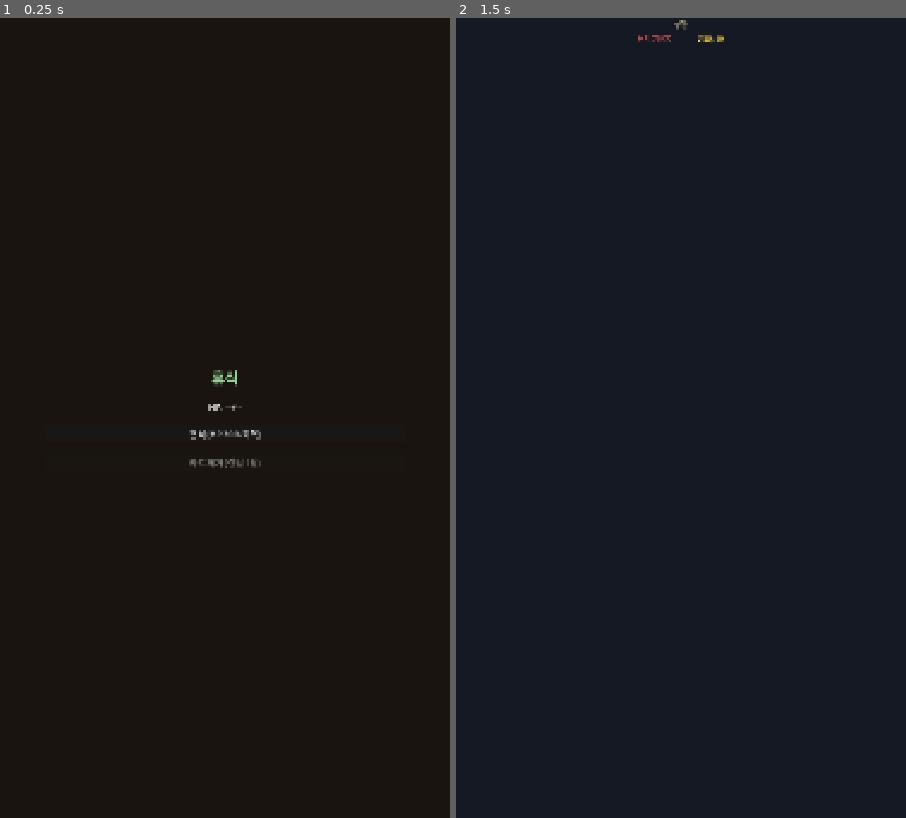
Above: before the commit, frames 1-2 (left to right).
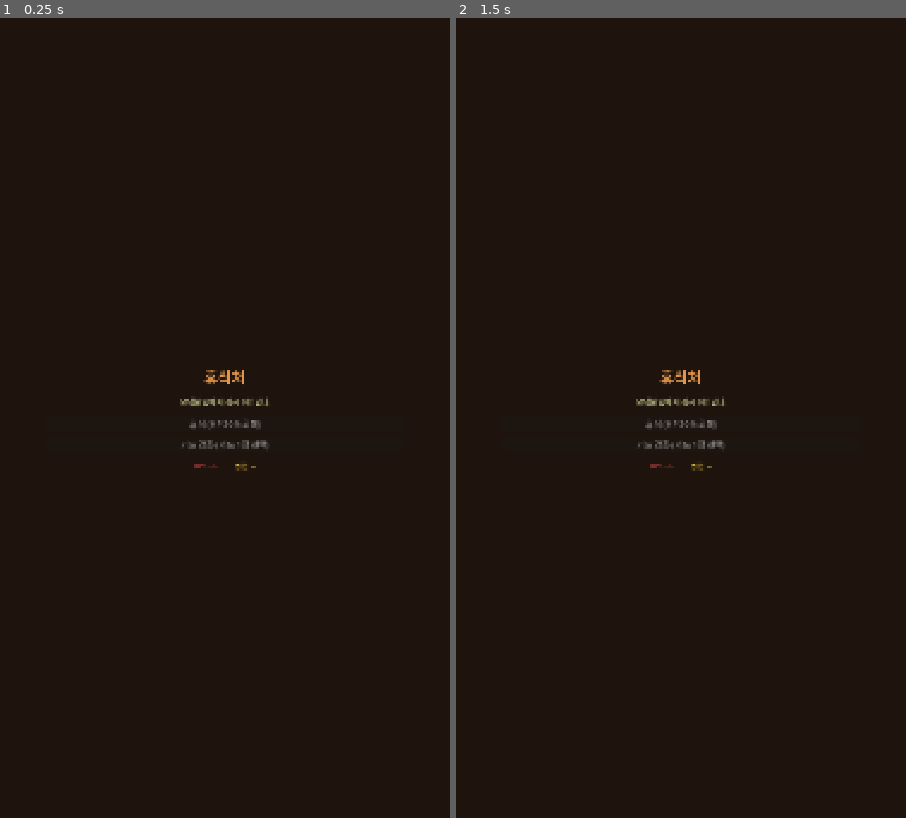
Above: after the commit, the same moments.

Repository: dongmin1213/Sijojeon
Game: Godot game, scene res://scenes/rest/rest.tscn
Same seed, same stepped clock (60 frames per second), same inputs: the game is played once before the commit and once after it. This scene is started directly instead of the project's main scene.
Inputs (mouse positions are in pixels of both pictures, inside the frame that each line leads up to):
- Up to frame 1 (0.25 s): no input
- Up to frame 2 (1.5 s): click (681, 434) at 0.5 s, where only the run before the commit has a clickable "휴식 (HP 30% 회복)"; tap Enter at 1.25 s; move the mouse to (780, 378) at 1.27 s; click (780, 378) at 1.42 s

The runs differ from the first frame. In frame 1, 0.8% of the frame differs, in the area x 40-60%, y 44-57%; in frame 2, 0.6%.

Commit message:
Add rest site with HP recovery and card upgrade system (ZER-51)
Rest site now offers two choices: heal 30% HP or upgrade one card from deck.
Card upgrades are tracked in RunData.upgraded_cards and reflected in battle
(+25% damage/block, min +2) and card UI (name+ suffix, upgraded effect text).

Co-Authored-By: Paperclip <noreply@paperclip.ing>
Co-Authored-By: Claude Opus 4.6 <noreply@anthropic.com>

Diff:
--- a/scenes/rest/rest.gd
+++ b/scenes/rest/rest.gd
@@ -1,45 +1,168 @@
 extends Control
 
-## 휴식 씬: HP 회복 또는 카드 제거 선택.
+## 휴식 씬: HP 회복 또는 카드 강화 선택.
+## 메인 선택 → 카드 강화 시 덱에서 미강화 카드 목록 표시 → 선택 → 강화 적용.
 
 @onready var title_label: Label = $VBoxContainer/TitleLabel
-@onready var hp_label: Label = $VBoxContainer/HPLabel
-@onready var rest_button: Button = $VBoxContainer/RestButton
-@onready var remove_button: Button = $VBoxContainer/RemoveButton
+@onready var description_label: Label = $VBoxContainer/DescriptionLabel
+@onready var hp_label: Label = $VBoxContainer/StatusBar/HPLabel
+@onready var gold_label: Label = $VBoxContainer/StatusBar/GoldLabel
+@onready var rest_button: Button = $VBoxContainer/ActionContainer/RestButton
+@onready var upgrade_button: Button = $VBoxContainer/ActionContainer/UpgradeButton
+@onready var action_container: VBoxContainer = $VBoxContainer/ActionContainer
+@onready var card_list_container: VBoxContainer = $VBoxContainer/CardListContainer
+@onready var back_button: Button = $VBoxContainer/BackButton
+@onready var result_label: Label = $VBoxContainer/ResultLabel
+@onready var continue_button: Button = $VBoxContainer/ContinueButton
 
 const HEAL_PERCENT := 0.3
 
 
 func _ready() -> void:
-	_update_hp_display()
 	rest_button.pressed.connect(_on_rest)
-	remove_button.pressed.connect(_on_remove_card)
+	upgrade_button.pressed.connect(_on_show_upgrade_list)
+	back_button.pressed.connect(_on_back_to_actions)
+	continue_button.pressed.connect(_return_to_map)
 
-	if GameManager.run_data == null or GameManager.run_data.deck.is_empty():
-		remove_button.disabled = true
+	# 초기 상태
+	card_list_container.visible = false
+	back_button.visible = false
+	result_label.visible = false
+	continue_button.visible = false
+
+	_update_status_bar()
+	_update_action_states()
 
 
-func _update_hp_display() -> void:
-	if GameManager.run_data:
-		var rd := GameManager.run_data
-		hp_label.text = "HP: %d/%d" % [rd.current_hp, rd.max_hp]
+## 액션 버튼 활성화 상태를 갱신한다.
+func _update_action_states() -> void:
+	if GameManager.run_data == null:
+		rest_button.disabled = true
+		upgrade_button.disabled = true
+		return
+
+	var rd := GameManager.run_data
+	# HP가 이미 최대면 휴식 비활성화
+	rest_button.disabled = rd.current_hp >= rd.max_hp
+	# 강화 가능한 카드가 없으면 비활성화
+	upgrade_button.disabled = _get_upgradeable_cards().is_empty()
 
 
-func _on_rest() -> void:
-	if GameManager.run_data:
-		var rd := GameManager.run_data
-		var heal_amount: int = int(rd.max_hp * HEAL_PERCENT)
-		rd.current_hp = mini(rd.current_hp + heal_amount, rd.max_hp)
-	_return_to_map()
+## 덱에서 아직 강화되지 않은 카드 목록을 반환한다.
+func _get_upgradeable_cards() -> Array[Dictionary]:
+	var result: Array[Dictionary] = []
+	if GameManager.run_data == null:
+		return result
+
+	var rd := GameManager.run_data
+	# 덱 내 카드별로 중복 ID 인덱스를 추적
+	var seen_ids: Dictionary = {}
+	for i in rd.deck.size():
+		var card_id: String = rd.deck[i]
+		# 동일 ID 카드가 여러 장일 수 있으므로, 이미 강화된 횟수 확인
+		if not seen_ids.has(card_id):
+			seen_ids[card_id] = 0
+		seen_ids[card_id] += 1
+
+		# 해당 카드 ID가 upgraded_cards에 등록된 횟수보다 현재 인덱스의 등장 횟수가 많으면 미강화
+		var upgraded_count: int = rd.upgraded_cards.count(card_id)
+		if seen_ids[card_id] > upgraded_count:
+			var card_data: CardData = DataLoader.get_card(card_id)
+			if card_data:
+				result.append({"deck_index": i, "card_id": card_id, "card_data": card_data})
+	return result
 
 
-func _on_remove_card() -> void:
-	if GameManager.run_data and not GameManager.run_data.deck.is_empty():
-		var deck := GameManager.run_data.deck
-		var idx: int = randi() % deck.size()
-		deck.remove_at(idx)
-		GameManager.run_data.card_removals_count += 1
-	_return_to_map()
+# --- 휴식 (HP 회복) ---
+
+func _on_rest() -> void:
+	if GameManager.run_data == null:
+		return
+
+	var rd := GameManager.run_data
+	var heal_amount: int = int(rd.max_hp * HEAL_PERCENT)
+	var actual_heal: int = mini(heal_amount, rd.max_hp - rd.current_hp)
+	rd.current_hp = mini(rd.current_hp + heal_amount, rd.max_hp)
+
+	_show_result("휴식을 취해 HP %d 회복. (%d/%d)" % [actual_heal, rd.current_hp, rd.max_hp])
+
+
+# --- 카드 강화 ---
+
+func _on_show_upgrade_list() -> void:
+	var cards := _get_upgradeable_cards()
+	if cards.is_empty():
+		return
+
+	# 메인 액션 버튼 숨기고 카드 목록 표시
+	action_container.visible = false
+	card_list_container.visible = true
+	back_button.visible = true
+	description_label.text = "강화할 카드를 선택하세요."
+
+	# 기존 카드 버튼 정리
+	for child in card_list_container.get_children():
+		child.queue_free()
+
+	# 카드 목록 버튼 생성
+	for entry in cards:
+		var card: CardData = entry["card_data"]
+		var btn := Button.new()
+		btn.text = "%s — %s → %s" % [
+			card.get_display_name(),
+			card.effect,
+			card.effect_upgraded if card.effect_upgraded != "" else "(강화 효과 없음)"
+		]
+		btn.add_theme_font_size_override("font_size", 18)
+		btn.pressed.connect(_on_upgrade_card.bind(entry))
+		card_list_container.add_child(btn)
+
+
+func _on_upgrade_card(entry: Dictionary) -> void:
+	if GameManager.run_data == null:
+		return
+
+	var card_id: String = entry["card_id"]
+	var card: CardData = entry["card_data"]
+
+	# 강화 목록에 추가
+	GameManager.run_data.upgraded_cards.append(card_id)
+
+	_show_result("『%s』 강화 완료!\n%s" % [
+		card.get_display_name(),
+		card.effect_upgraded if card.effect_upgraded != "" else card.effect
+	])
+
+
+func _on_back_to_actions() -> void:
+	card_list_container.visible = false
+	back_button.visible = false
+	action_container.visible = true
+	description_label.text = "모닥불 앞에서 잠시 쉬어간다."
+	_update_action_states()
+
+
+# --- 결과 표시 및 맵 복귀 ---
+
+func _show_result(text: String) -> void:
+	action_container.visible = false
+	card_list_container.visible = false
+	back_button.visible = false
+
+	result_label.text = text
+	result_label.visible = true
+	continue_button.visible = true
+	continue_button.grab_focus()
+	_update_status_bar()
+
+
+func _update_status_bar() -> void:
+	if GameManager.run_data:
+		hp_label.text = "HP: %d/%d" % [GameManager.run_data.current_hp, GameManager.run_data.max_hp]
+		gold_label.text = "엽전: %d" % GameManager.run_data.gold
+	else:
+		hp_label.text = "HP: --/--"
+		gold_label.text = "엽전: --"
 
 
 func _return_to_map() -> void:
--- a/scenes/rest/rest.tscn
+++ b/scenes/rest/rest.tscn
@@ -18,39 +18,88 @@
 anchor_bottom = 1.0
 grow_horizontal = 2
 grow_vertical = 2
-color = Color(0.1, 0.08, 0.06, 1)
+color = Color(0.12, 0.08, 0.05, 1)
 
 [node name="VBoxContainer" type="VBoxContainer" parent="."]
 layout_mode = 1
 anchors_preset = -1
 anchor_left = 0.1
-anchor_top = 0.2
+anchor_top = 0.05
 anchor_right = 0.9
-anchor_bottom = 0.8
+anchor_bottom = 0.95
 grow_horizontal = 2
 grow_vertical = 2
-theme_override_constants/separation = 30
+theme_override_constants/separation = 20
 alignment = 1
 
 [node name="TitleLabel" type="Label" parent="VBoxContainer"]
 layout_mode = 2
-text = "휴식"
+text = "휴식처"
 horizontal_alignment = 1
 theme_override_font_sizes/font_size = 36
-theme_override_colors/font_color = Color(0.6, 0.85, 0.6, 1)
+theme_override_colors/font_color = Color(0.9, 0.6, 0.3, 1)
 
-[node name="HPLabel" type="Label" parent="VBoxContainer"]
+[node name="DescriptionLabel" type="Label" parent="VBoxContainer"]
 layout_mode = 2
-text = "HP: --/--"
+text = "모닥불 앞에서 잠시 쉬어간다."
 horizontal_alignment = 1
-theme_override_font_sizes/font_size = 22
+autowrap_mode = 3
+theme_override_font_sizes/font_size = 18
+theme_override_colors/font_color = Color(0.7, 0.7, 0.5, 1)
 
-[node name="RestButton" type="Button" parent="VBoxContainer"]
+[node name="ActionContainer" type="VBoxContainer" parent="VBoxContainer"]
+layout_mode = 2
+theme_override_constants/separation = 12
+
+[node name="RestButton" type="Button" parent="VBoxContainer/ActionContainer"]
 layout_mode = 2
 text = "휴식 (HP 30% 회복)"
 theme_override_font_sizes/font_size = 20
 
-[node name="RemoveButton" type="Button" parent="VBoxContainer"]
+[node name="UpgradeButton" type="Button" parent="VBoxContainer/ActionContainer"]
 layout_mode = 2
-text = "카드 제거 (랜덤 1장)"
+text = "카드 강화 (카드 1장 선택)"
 theme_override_font_sizes/font_size = 20
+
+[node name="CardListContainer" type="VBoxContainer" parent="VBoxContainer"]
+visible = false
+layout_mode = 2
+theme_override_constants/separation = 8
+
+[node name="BackButton" type="Button" parent="VBoxContainer"]
+visible = false
+layout_mode = 2
+text = "← 돌아가기"
+theme_override_font_sizes/font_size = 16
+
+[node name="ResultLabel" type="Label" parent="VBoxContainer"]
+visible = false
+layout_mode = 2
+text = ""
+horizontal_alignment = 1
+autowrap_mode = 3
+theme_override_font_sizes/font_size = 20
+theme_override_colors/font_color = Color(1.0, 0.9, 0.6, 1)
+
+[node name="ContinueButton" type="Button" parent="VBoxContainer"]
+visible = false
+layout_mode = 2
+text = "계속"
+theme_override_font_sizes/font_size = 20
+
+[node name="StatusBar" type="HBoxContainer" parent="VBoxContainer"]
+layout_mode = 2
+alignment = 1
+theme_override_constants/separation = 40
+
+[node name="HPLabel" type="Label" parent="VBoxContainer/StatusBar"]
+layout_mode = 2
+text = "HP: --/--"
+theme_override_font_sizes/font_size = 16
+theme_override_colors/font_color = Color(0.9, 0.3, 0.3, 1)
+
+[node name="GoldLabel" type="Label" parent="VBoxContainer/StatusBar"]
+layout_mode = 2
+text = "엽전: --"
+theme_override_font_sizes/font_size = 16
+theme_override_colors/font_color = Color(1.0, 0.85, 0.3, 1)
--- a/scenes/ui/card_hand.gd
+++ b/scenes/ui/card_hand.gd
@@ -46,6 +46,11 @@
 		var card: CardData = DataLoader.get_card(card_id)
 		if card == null:
 			continue
+
+		# 강화 상태 반영
+		if GameManager.run_data and card_id in GameManager.run_data.upgraded_cards:
+			card = card.duplicate_card()
+			card.upgraded = true
 
 		var widget: CardUI = CardUIScene.instantiate()
 		add_child(widget)
--- a/scenes/ui/card_ui.gd
+++ b/scenes/ui/card_ui.gd
@@ -118,8 +118,11 @@
 	if card_data == null:
 		return
 
-	# 카드 이름
-	card_name_label.text = card_data.get_display_name()
+	# 카드 이름 (강화 시 + 표시)
+	var display_name := card_data.get_display_name()
+	if card_data.upgraded:
+		display_name += "+"
+	card_name_label.text = display_name
 
 	# 비트 + 코스트 + 기력
 	var cost_text := "[%d] %d氣" % [card_data.beat, card_data.cost]
--- a/scripts/battle/battle_manager.gd
+++ b/scripts/battle/battle_manager.gd
@@ -165,7 +165,7 @@
 		return false
 
 	var card_id: String = hand[hand_index]
-	var card: CardData = DataLoader.get_card(card_id)
+	var card: CardData = _get_battle_card(card_id)
 	if card == null:
 		return false
 
@@ -541,3 +541,28 @@
 
 func _on_effect_triggered(target: String, effect_id: String, value: int) -> void:
 	dot_damage_dealt.emit(target, effect_id, value)
+
+
+## 카드 ID로 전투용 CardData를 반환한다. 강화 상태를 반영한 복사본.
+func _get_battle_card(card_id: String) -> CardData:
+	var base: CardData = DataLoader.get_card(card_id)
+	if base == null:
+		return null
+	if GameManager.run_data == null:
+		return base
+
+	# 강화 여부 확인
+	if not card_id in GameManager.run_data.upgraded_cards:
+		return base
+
+	# 강화된 카드: 복사본에 보너스 적용
+	var card := base.duplicate_card()
+	card.upgraded = true
+	# 기본 강화 보너스: 피해 +25%(최소 +2), 방어도 +25%(최소 +2)
+	if card.damage > 0:
+		card.damage += maxi(ceili(base.damage * 0.25), 2)
+	if card.block_value > 0:
+		card.block_value += maxi(ceili(base.block_value * 0.25), 2)
+	if card.draw_count > 0:
+		card.draw_count += 1
+	return card
--- a/scripts/data/run_data.gd
+++ b/scripts/data/run_data.gd
@@ -13,6 +13,7 @@
 @export var deck: Array[String] = []
 @export var relics: Array[String] = []
 @export var card_removals_count: int = 0
+@export var upgraded_cards: Array[String] = []  # 강화된 카드 ID 목록
 @export var map_seed: int = 0
 @export var visited_nodes: Array[int] = []
 var run_map: MapData.RunMap = null
@@ -30,6 +31,7 @@
 		"deck": deck,
 		"relics": relics,
 		"card_removals_count": card_removals_count,
+		"upgraded_cards": upgraded_cards,
 		"map_seed": map_seed,
 		"visited_nodes": visited_nodes,
 		"run_map": run_map.to_dict() if run_map else {},
@@ -48,6 +50,7 @@
 	rd.deck = Array(data.get("deck", []), TYPE_STRING, "", null)
 	rd.relics = Array(data.get("relics", []), TYPE_STRING, "", null)
 	rd.card_removals_count = data.get("card_removals_count", 0)
+	rd.upgraded_cards = Array(data.get("upgraded_cards", []), TYPE_STRING, "", null)
 	rd.map_seed = data.get("map_seed", 0)
 	rd.visited_nodes = Array(data.get("visited_nodes", []), TYPE_INT, "", null)
 	var map_dict: Dictionary = data.get("run_map", {})
